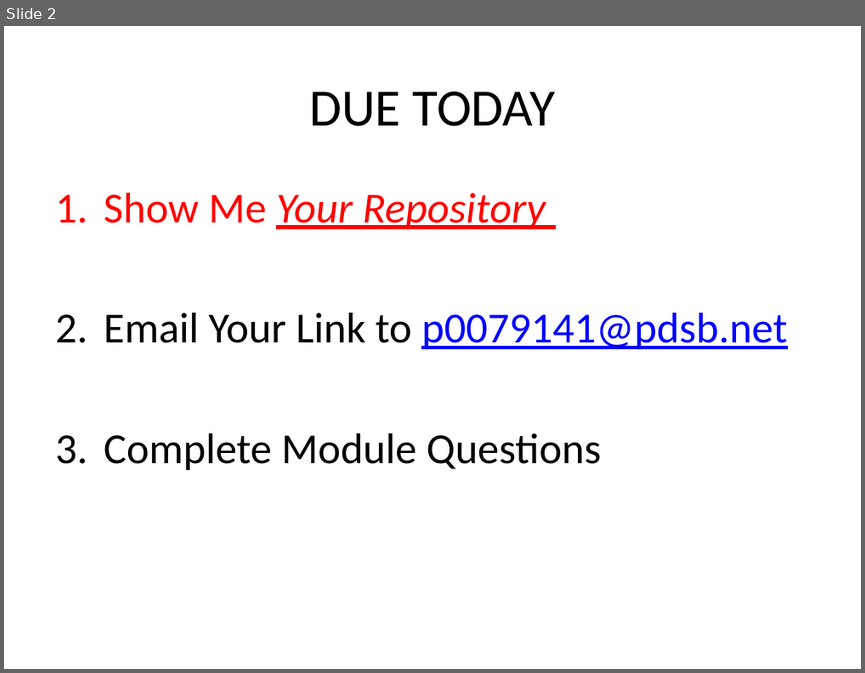
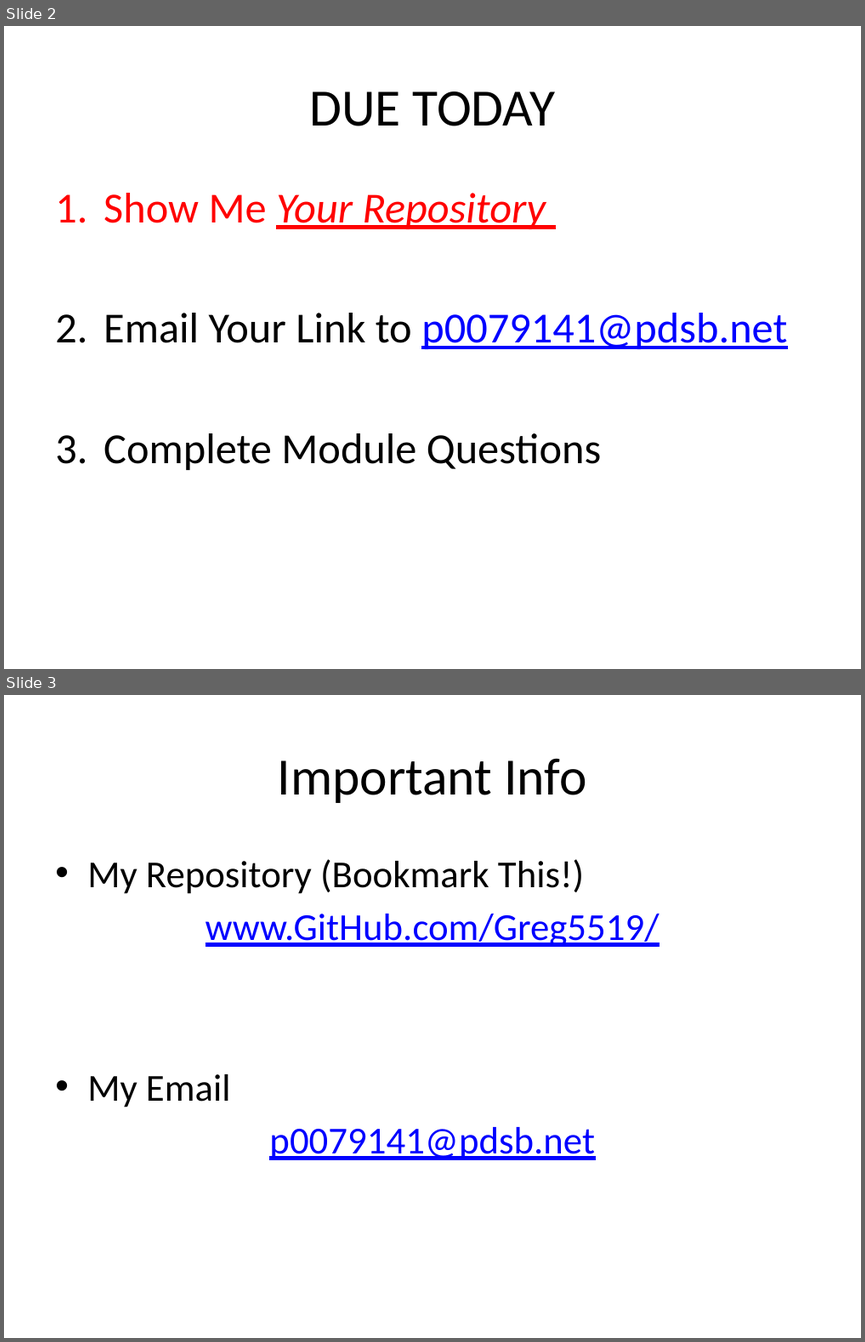
Before and after one commit to Greg5519/ICS2O0, a slide deck: Daily Agendas/Day2.3_GitHubIntro3.pptx. Shown one above the other, each under a label of ours: slide 2 before the commit, slides 2 and 3 after it. The pictures are 865x673 and 865x1342 pixels, drawn with LibreOffice and Linux fonts; fonts in the diff are those of the drawing. Boxes give left, top, right and bottom in pixels: in the first picture for what was removed or moved away, otherwise in the second. Text is boxed around its words. In the diff, an @@ line names an element or a change of style, - is before the commit and + after.

```diff
--- a/Daily Agendas/Day2.3_GitHubIntro3.pptx
+++ b/Daily Agendas/Day2.3_GitHubIntro3.pptx
@@ slide 3 added at [4, 695, 861, 1338], background #FFFFFF @@
@@ title added at [278, 758, 586, 803], 44 pt, text #000000 @@
+Important Info
@@ text added at [87, 859, 659, 1160], 32 pt, text #0000FF, underline @@
+• My Repository (Bookmark This!)
+www.GitHub.com/Greg5519/
+• My Email
+p0079141@pdsb.net
```
Also in this commit, not shown: 1 other file.
